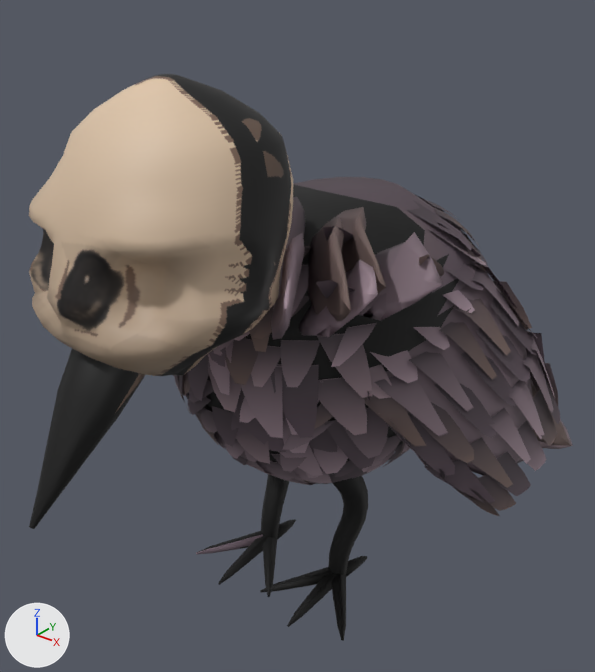
A saved change to the glTF model public/models/ashiatodori.glb.
The view is the same before and after, from a 50 mm camera at (0.22, -0.305, 0.311) aimed at (-0.002, -0.029, 0.14). Every picture has the same lights, and +X, +Y and +Z are marked at lower left. The older version comes first. Vertices at exactly the same position are counted once.

Objects in the first picture: 'ashiatodori'.
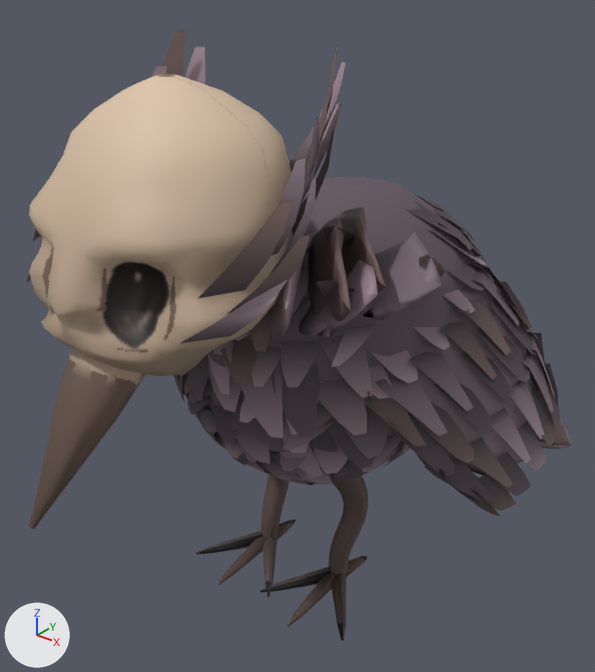
The newer file is also rescaled (x0.968) as a whole; pictures and numbers use the older file's frame.

What differs and where, as boxes (x1, y1, x2, y2) in the pictures (595 x 672 px; the box of a moved part takes in the faces that stretch with it):
'ashiatodori', reshaped (8% taller): before (29, 74, 573, 641); after (27, 30, 573, 641)
part 1 of me_ashiatodori, built on: before (29, 75, 292, 529); after (27, 30, 346, 529)
part 2 of me_ashiatodori, moved or reshaped: (264, 518, 350, 575) in both
part 3 of me_ashiatodori, surface changed (lighter): (29, 74, 461, 636) in both

The change, as a list of edits to the scene's bpy script:
```text
Change me_ashiatodori:
    used by ob_ashiatodori; location = (0.0, 0.0, 0.0)
    remove me_ashiatodori.from_pydata(...)  # 6602 vertices, 9000 faces; spans x -0.107..0.107, y -0.182..0.126, z 0.001..0.268
    add me_ashiatodori.from_pydata(...)  # 6712 vertices, 9000 faces; spans x -0.107..0.107, y -0.182..0.126, z 0.001..0.277
    me_ashiatodori part 1: 44 vertices moved from x -0.04..0.04, y -0.153..-0.131, z 0.19..0.226 to x -0.039..0.039, y -0.151..-0.131, z 0.19..0.226; 43 vertices removed from x -0.049..0.049, y -0.171..-0.059, z 0.132..0.268; 194 vertices added at x -0.058..0.058, y -0.17..-0.048, z 0.133..0.277
    me_ashiatodori part 2: 10 vertices removed from x -0.029..0.028, y -0.029..-0.013, z 0.014..0.07; 5 vertices added at x -0.029..0.028, y -0.028..-0.022, z 0.016..0.071
    me_ashiatodori part 3: 2217 kept faces spanning x -0.068..0.068, y -0.182..0.09, z 0.001..0.268 get new texture (UV) coordinates
    other edits to the shape of me_ashiatodori do not show in these pictures
```
